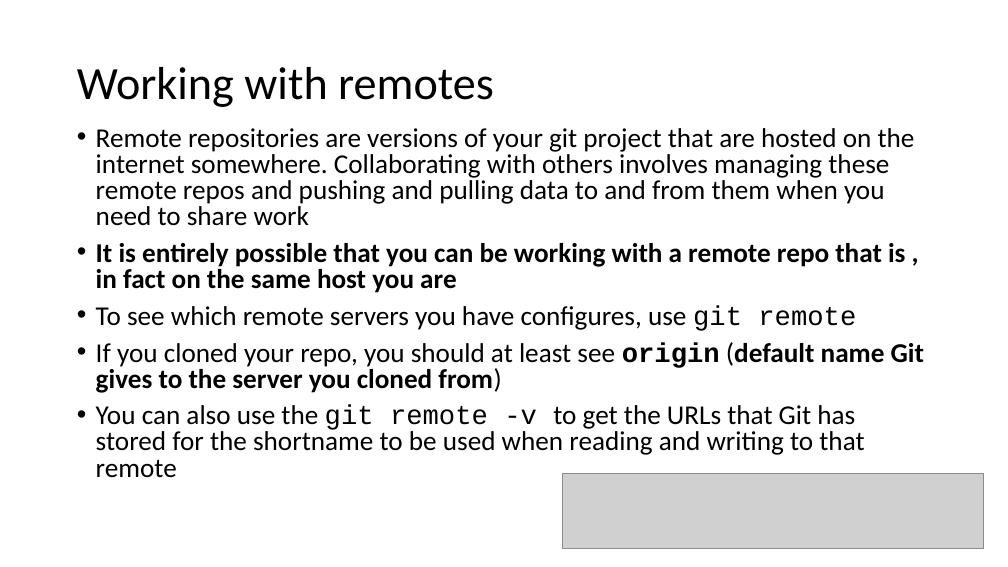
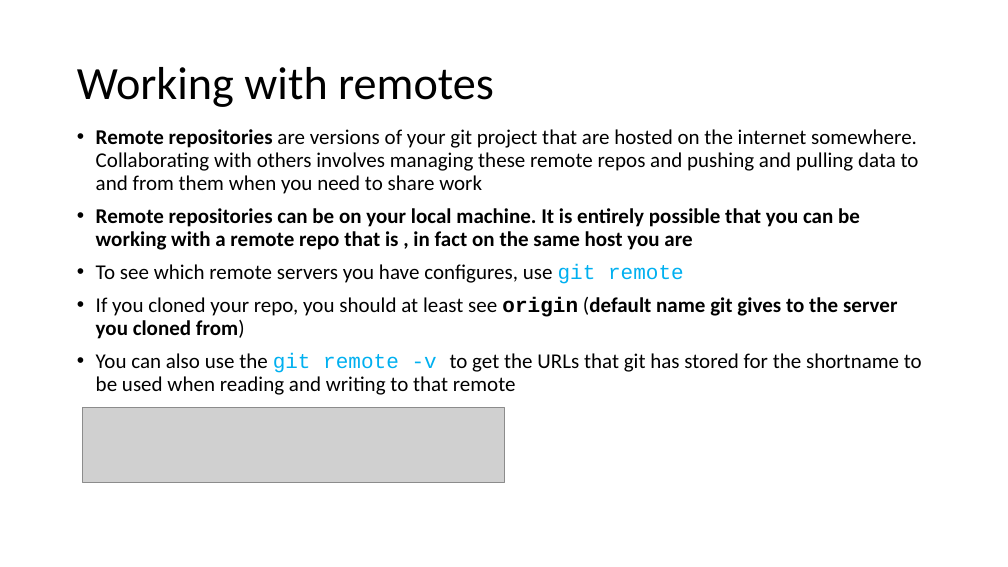
Before and after one commit to imarag/tutorials_content_imarag, a slide deck: slide 22 of GIT_tutorial.pptx (slide 21 before the commit). Drawn at 1008x567 pixels with LibreOffice and Linux fonts; fonts in the diff are those of the drawing; grey boxes stand for pictures. Boxes give left, top, right and bottom in pixels: in the first picture for what was removed or moved away, otherwise in the second. Text is boxed around its words. In the diff, an @@ line names an element or a change of style, - is before the commit and + after.

```diff
--- a/GIT_tutorial.pptx
+++ b/GIT_tutorial.pptx
@@ text at <box>96,129,919,284</box>: size 25.9 to 20 pt in "Remote repositories are versions of your git ...", "To see which remote servers you have ..."; bold on in "Remote repositories"; text colour #000000 to #00B0F0 in "git remote"; line spacing 0.8 to 0.9 @@
@@ text at <box>96,208,860,250</box>: text changed; size 25.9 to 20 pt @@
-• It is entirely possible that you can be working with a remote repo that is , in fact on the same host you are
+• Remote repositories can be on your local machine. It is entirely possible that you can be working with a remote repo that is , in fact on the same host you are
@@ text at <box>96,297,922,395</box>: text changed; size 25.9 to 20 pt @@
-• If you cloned your repo, you should at least see origin (default name Git gives to the server you cloned from)
-• You can also use the git remote -v to get the URLs that Git has stored for the shortname to be used when reading and writing to that remote
+• If you cloned your repo, you should at least see origin (default name git gives to the server you cloned from)
+• You can also use the git remote -v to get the URLs that git has stored for the shortname to be used when reading and writing to that remote
@@ picture: place and size @@
-picture at <box>563,473,984,548</box>
+picture at <box>82,408,504,483</box>
```
Also in this commit, not shown: 26 other slides changed, 21 slides added, 2 slides removed, 1 other file.
